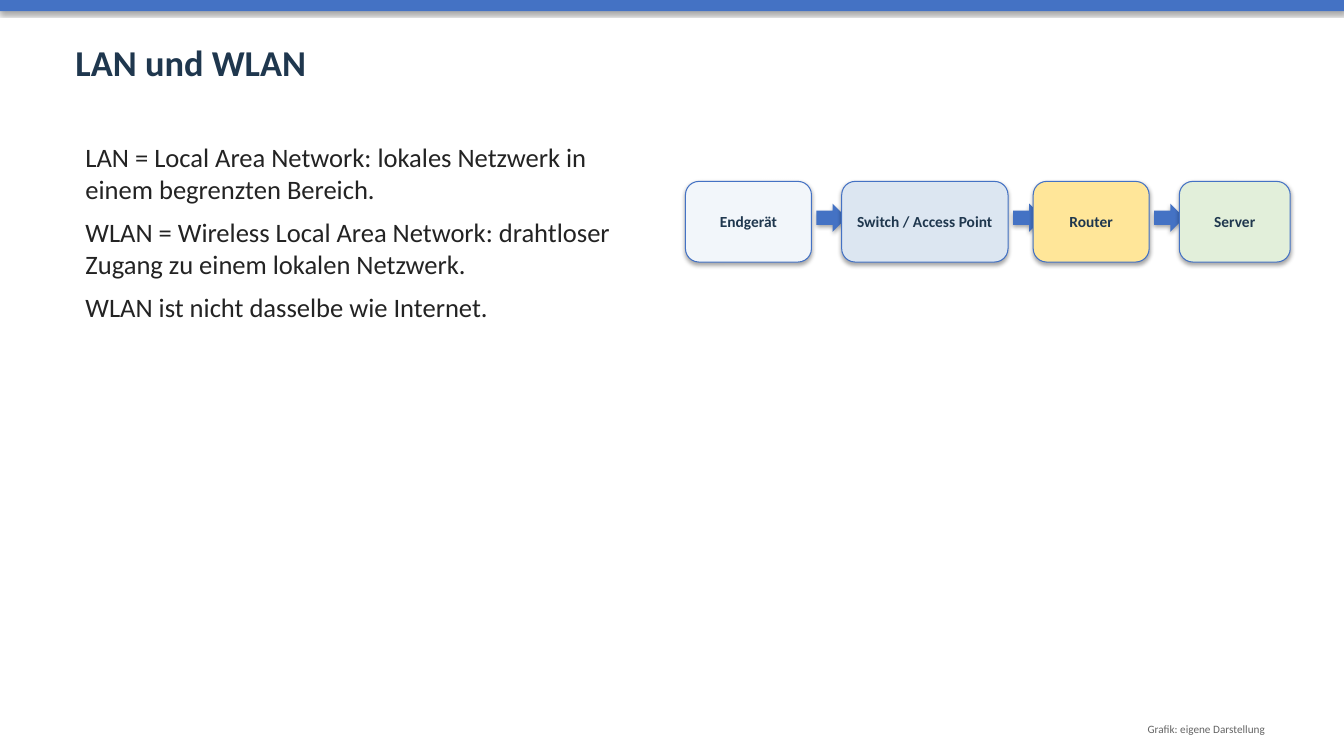
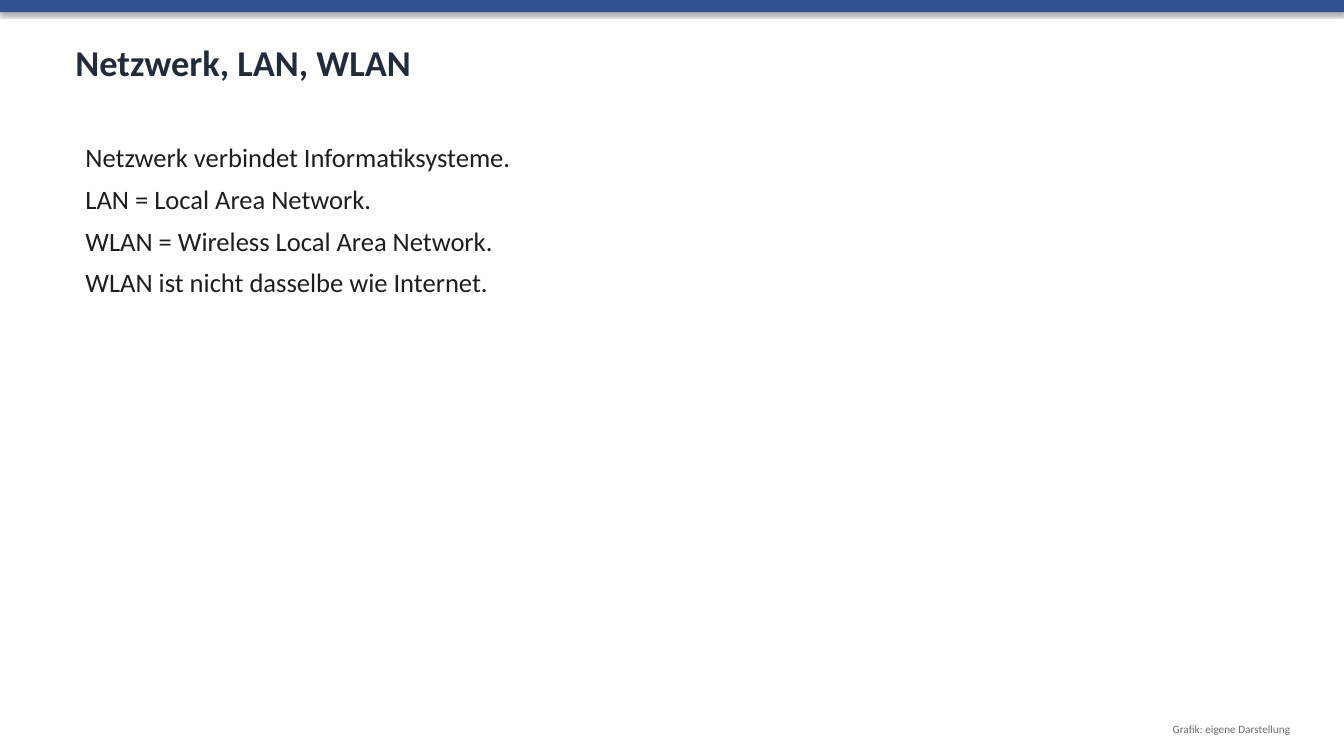
Before and after one commit to audipz/Unterrichtsmaterial_Oberschule_Sachsen, a slide deck: slide 3 of Unterrichtsmaterial_Oberschule_Sachsen/Klasse_8/04_Netzwerke_in_der_Informatik/05_Praesentationen/01_10_Netzwerke.pptx (slide 4 before the commit). Drawn at 1344x756 pixels with LibreOffice and Linux fonts; fonts in the diff are those of the drawing. Boxes give left, top, right and bottom in pixels: in the first picture for what was removed or moved away, otherwise in the second. Text is boxed around its words. In the diff, an @@ line names an element or a change of style, - is before the commit and + after.

```diff
--- a/Unterrichtsmaterial_Oberschule_Sachsen/Klasse_8/04_Netzwerke_in_der_Informatik/05_Praesentationen/01_10_Netzwerke.pptx
+++ b/Unterrichtsmaterial_Oberschule_Sachsen/Klasse_8/04_Netzwerke_in_der_Informatik/05_Praesentationen/01_10_Netzwerke.pptx
@@ rectangle at [0, 0, 1344, 12]: fill #4472C4 to #305396 @@
@@ text at [75, 50, 410, 81]: text changed; text colour #1F374E to #202C3C @@
-LAN und WLAN
+Netzwerk, LAN, WLAN
@@ text at [85, 148, 510, 252]: text changed; text colour #232323 to #1E1E1E @@
-LAN = Local Area Network: lokales Netzwerk in einem begrenzten Bereich.
-WLAN = Wireless Local Area Network: drahtloser Zugang zu einem lokalen Netzwerk.
+Netzwerk verbindet Informatiksysteme.
+LAN = Local Area Network.
+WLAN = Wireless Local Area Network.
@@ rounded rectangle removed at [686, 181, 812, 262] @@
-Endgerät
@@ right arrow removed at [817, 204, 847, 232] @@
@@ rounded rectangle removed at [842, 181, 1008, 262] @@
-Switch / Access Point
@@ right arrow removed at [1013, 204, 1044, 232] @@
@@ rounded rectangle removed at [1033, 181, 1149, 262] @@
-Router
@@ right arrow removed at [1154, 204, 1185, 232] @@
@@ rounded rectangle removed at [1180, 181, 1291, 262] @@
-Server
@@ text at [85, 273, 488, 293]: text colour #232323 to #1E1E1E in "WLAN ist nicht dasselbe wie Internet."; less space between paragraphs @@
@@ text "Grafik: eigene Darstellung": place and size @@
-text "Grafik: eigene Darstellung" at [1148, 725, 1265, 735]
+text "Grafik: eigene Darstellung" at [1173, 725, 1290, 735]
@@ text "Grafik: eigene Darstellung" at [1173, 725, 1290, 735]: text colour #646464 to #6E6E6E @@
```
Also in this commit, not shown: 8 other slides changed, 5 slides removed, 9 other files.
